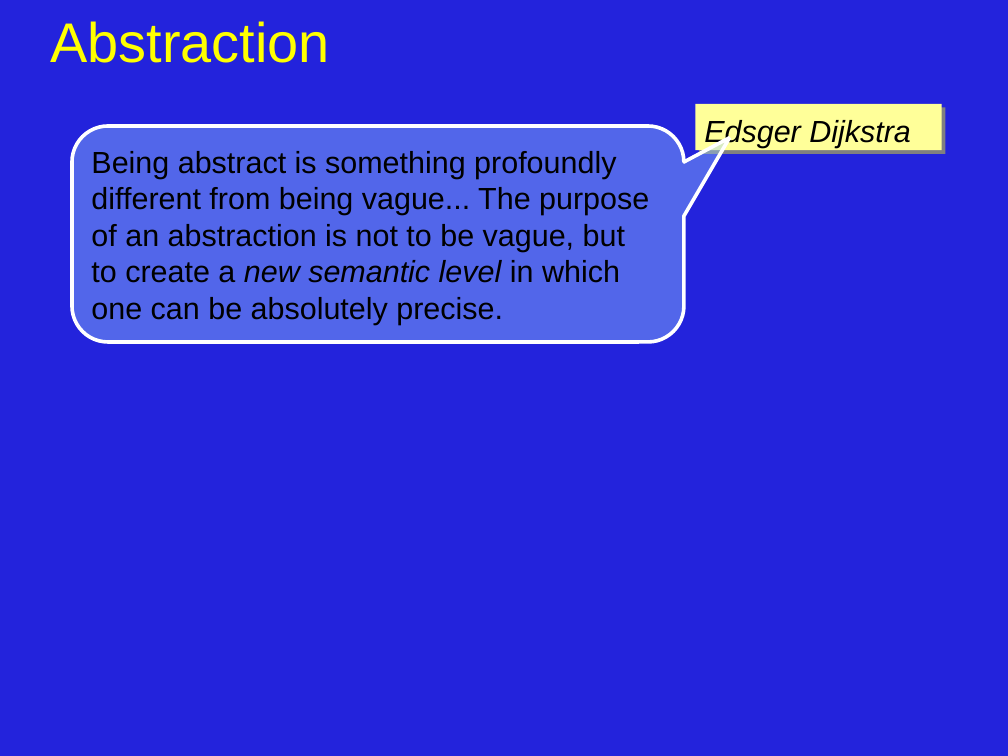
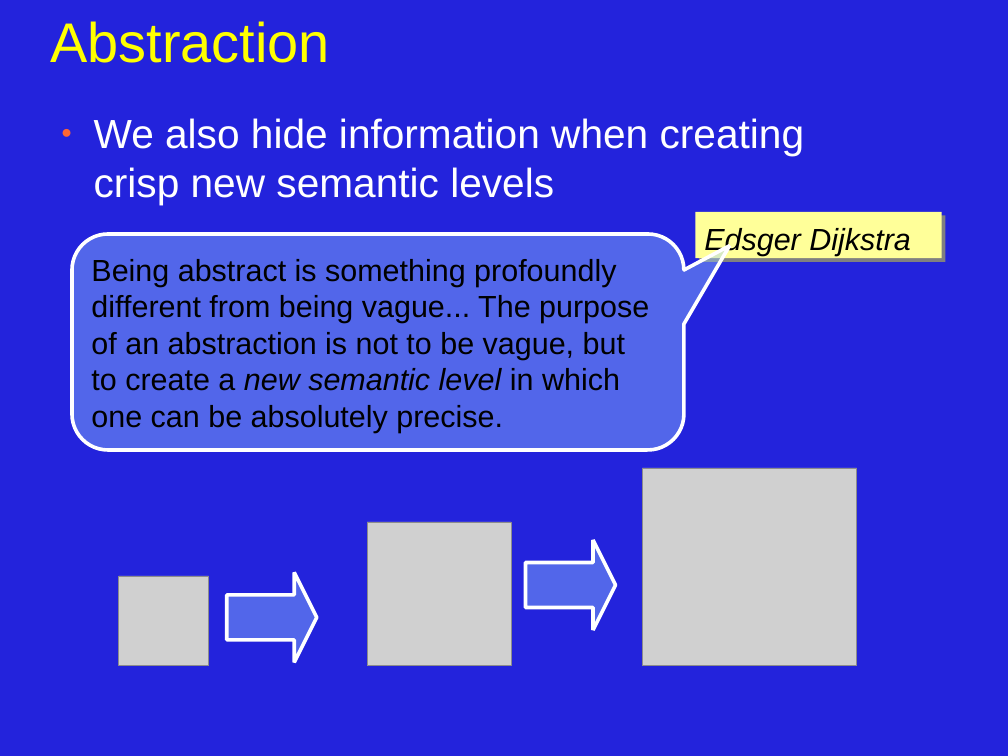
Before and after one commit to JonJagger/two-day-courses, a slide deck: slide 11 of cppf/08_Object_Oriented_Programming.odp (slide 3 before the commit). Drawn at 1008x756 pixels with LibreOffice and Linux fonts; fonts in the diff are those of the drawing; grey boxes stand for pictures. Boxes give left, top, right and bottom in pixels: in the first picture for what was removed or moved away, otherwise in the second. Text is boxed around its words. In the diff, an @@ line names an element or a change of style, - is before the commit and + after.

```diff
--- a/cppf/08_Object_Oriented_Programming.odp
+++ b/cppf/08_Object_Oriented_Programming.odp
@@ text added at <box>94,118,805,205</box>, 32 pt, text #FFFFFF @@
+● We also hide information when creating
+  crisp new semantic levels
@@ rounded speech box "Being abstract is something profoundly": place and size @@
-rounded speech box "Being abstract is something profoundly" at <box>72,126,684,342</box>
+rounded speech box "Being abstract is something profoundly" at <box>72,234,684,450</box>
@@ rectangle "Edsger Dijkstra": place and size @@
-rectangle "Edsger Dijkstra" at <box>695,104,941,151</box>
+rectangle "Edsger Dijkstra" at <box>695,212,941,259</box>
@@ picture added at <box>643,468,857,667</box> @@
@@ picture added at <box>368,522,511,666</box> @@
@@ right arrow added at <box>526,541,616,630</box>, fill #99CCFF at 40% opacity, outline #FFFFFF 2.83 pt @@
@@ picture added at <box>119,576,209,666</box> @@
@@ right arrow added at <box>227,573,316,662</box>, fill #99CCFF at 40% opacity, outline #FFFFFF 2.83 pt @@
```
Also in this commit, not shown: 4 other slides changed, 5 slides added, 2 slides removed, 6 other files.
